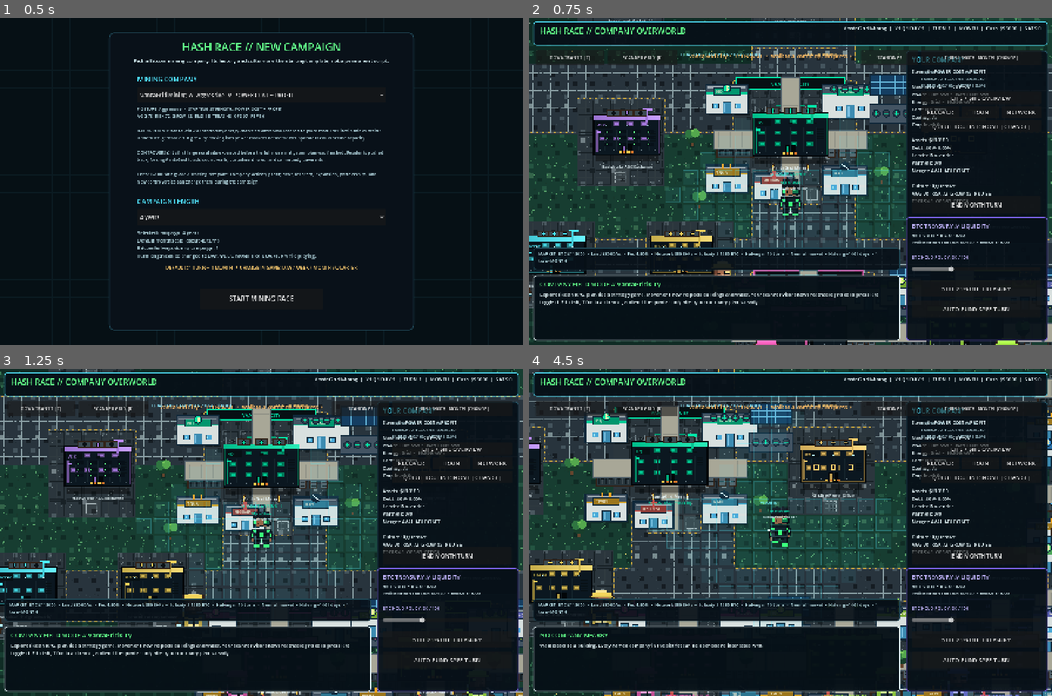
Above: before the commit, frames 1-4 (two rows, left to right).
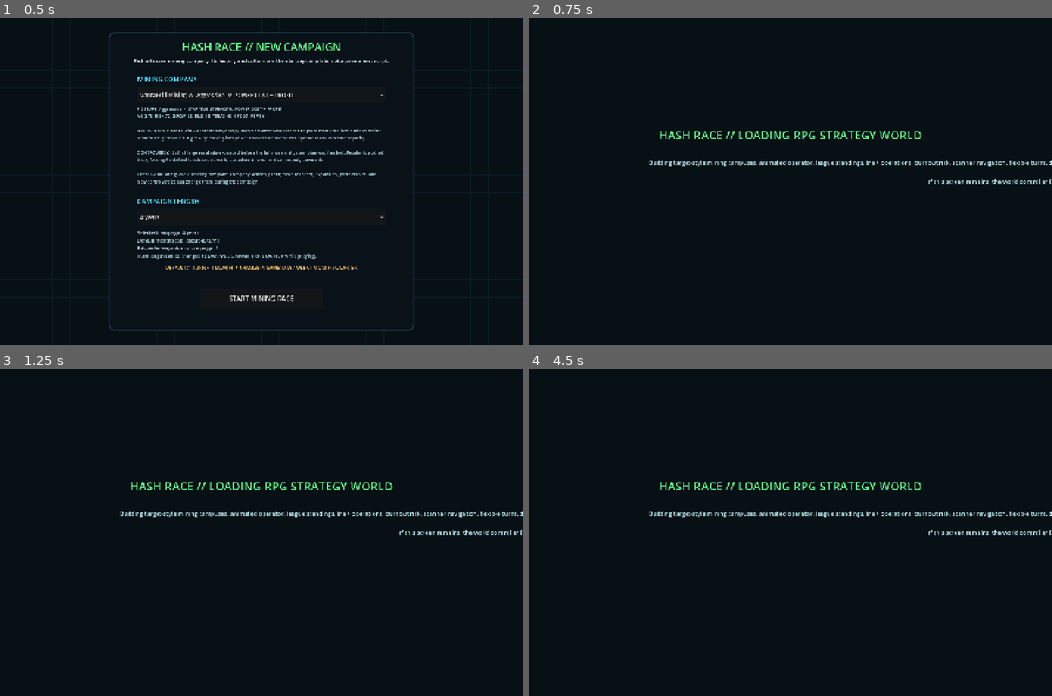
Above: after the commit, the same moments.

Repository: 1freetech/HashRace
Game: Godot game, scene res://scenes/campaign_setup.tscn
Same seed, same stepped clock (60 frames per second), same inputs: the game is played once before the commit and once after it.
Inputs (mouse positions are in pixels of both pictures, inside the frame that each line leads up to):
- Up to frame 1 (0.5 s): no input
- Up to frame 2 (0.75 s): click "START MINING RACE" at 0.5 s
- Up to frame 3 (1.25 s): no input
- Up to frame 4 (4.5 s): tap E at 1.25, 1.35, 2, 2.75, 3.05, 3.5, 3.6, 4.25 s; move the mouse to (905, 516) at 1.27 s; hold D 1.28-2.03 s; click (905, 516) at 1.42 s; tap Space at 1.52, 1.82, 2.27, 2.3, 2.57, 2.85, 3.77, 4.07 s; tap Enter at 1.55, 2.1, 3.8, 4.35 s; move the mouse to (685, 548) at 2.02 s; hold S 2.03-2.78 s; move the mouse to (842, 460) at 2.77 s; hold D 2.78-3.53 s; move the mouse to (764, 597) at 3.52 s; hold W 3.53-4.28 s; click (764, 597) at 3.67 s; move the mouse to (947, 581) at 4.27 s; hold A from 4.28 s (still down)

Frame 1 is identical in both runs. In frame 2, 49% of the frame differs, in the area x 0-100%, y 0-100%; in frame 3, 49%; in frame 4, 50%.
Error after the commit: Parse Error: Could not resolve class "res://scripts/world_player_sprite.gd". (res://scripts/world_target_composition.gd:1)

Commit message:
v0.042 — Make nearby world interactions clear and playable
Hash Race now gives the player a clear E-key interaction prompt when the representative walks close enough to a mining company, external partner, property, or deal target. Pressing E now opens that nearby entity directly, while trying from too far away gives useful feedback instead of silently doing nothing. This makes walking around the Godot world connect more clearly to deals, properties, rivals, and partners without changing the ten-company Bitcoin mining league model.

Diff:
--- a/Godot/scripts/world_rpg_strategy.gd
+++ b/Godot/scripts/world_rpg_strategy.gd
@@ -1,13 +1,8 @@
 extends "res://scripts/world_gbc.gd"
-
-# RPG + strategy presentation layer.
-# Uses the CC0 Python-Monsters movement helper for directional state and
-# axis-separated collision while keeping Hash Race's quarterly company economy.
-# The reachable-grid overlay is an original Hash Race implementation inspired by
-# common turn-based tactics navigation patterns.
 
 const RPGMovement = preload("res://scripts/rpg_movement.gd")
 const SCANNER_RANGE_CELLS: int = 7
+const INTERACT_RANGE: float = 92.0
 
 var rep_facing: String = "down"
 var rep_animation_state: String = "down_idle"
@@ -16,6 +11,7 @@
 var scanner_cells: Array[Vector2i] = []
 var scanner_button: Button
 var phase_label: Label
+var interact_label: Label
 var last_scanner_cell: Vector2i = Vector2i(-999, -999)
 var live_quarter_confirmation_pending: bool = false
 
@@ -23,10 +19,7 @@
     super._ready()
     _install_rpg_strategy_ui()
     _refresh_scanner_cells(true)
-    _open_message(
-        "COMPANY FIELD MODE // %s" % _current_town_name(),
-        "Explore like an RPG, plan like a strategy game. Movement now respects buildings and water. Your scanner visor shows reachable grid cells; press R to toggle it, E to talk, T for town transit, and end the quarter only after your company plan is ready."
-    )
+    _open_message("COMPANY FIELD MODE // %s" % _current_town_name(), "Explore like an RPG, plan like a strategy game. Walk near a company, partner, property, or deal target and press E to interact. R toggles the scanner and T opens town transit.")
     queue_redraw()
 
 func _install_rpg_strategy_ui() -> void:
@@ -48,6 +41,13 @@
     phase_label.add_theme_font_size_override("font_size", 12)
     phase_label.add_theme_color_override("font_color", Color("8cecff"))
     layer.add_child(phase_label)
+    interact_label = Label.new()
+    interact_label.position = Vector2(418.0, 118.0)
+    interact_label.size = Vector2(500.0, 30.0)
+    interact_label.text = ""
+    interact_label.add_theme_font_size_override("font_size", 12)
+    interact_label.add_theme_color_override("font_color", Color("8affbd"))
+    layer.add_child(interact_label)
 
 func _process(delta: float) -> void:
     var before: Vector2 = rep_pos
@@ -71,6 +71,7 @@
     else:
         rep_animation_state = RPGMovement.animation_state(rep_facing, false)
     _refresh_scanner_cells(false)
+    _refresh_interaction_prompt()
 
 func _unhandled_input(event: InputEvent) -> void:
     if event is InputEventKey:
@@ -86,11 +87,34 @@
                 return
             if key_event.keycode == KEY_E or key_event.keycode == KEY_ENTER or key_event.keycode == KEY_SPACE:
                 var idx: int = _nearest_entity()
-                if idx >= 0:
+                if idx >= 0 and _entity_in_interact_range(idx):
                     var entity: Dictionary = entities[idx]
                     rep_facing = RPGMovement.face_target(rep_pos, entity["pos"], rep_facing)
                     rep_animation_state = RPGMovement.animation_state(rep_facing, false)
+                    _open_entity(idx)
+                    get_viewport().set_input_as_handled()
+                    return
+                _feedback("Move closer to a company, partner, property, or deal target to interact.")
+                get_viewport().set_input_as_handled()
+                return
     super._unhandled_input(event)
+
+func _entity_in_interact_range(idx: int) -> bool:
+    if idx < 0 or idx >= entities.size():
+        return false
+    var entity: Dictionary = entities[idx]
+    return rep_pos.distance_to(Vector2(entity["pos"])) <= INTERACT_RANGE
+
+func _refresh_interaction_prompt() -> void:
+    if not is_instance_valid(interact_label):
+        return
+    var idx: int = _nearest_entity()
+    if idx < 0 or not _entity_in_interact_range(idx):
+        interact_label.text = ""
+        return
+    var entity: Dictionary = entities[idx]
+    var label: String = String(entity.get("name", entity.get("label", "target")))
+    interact_label.text = "[E] INTERACT // %s" % label.to_upper()
 
 func _project_live_quarter_profit() -> float:
     var mined_btc: float = _btc_per_day() * QUARTER_DAYS
@@ -175,38 +199,9 @@
     var tip: Vector2 = rep_pos + direction * 30.0
     draw_line(rep_pos + direction * 17.0, tip, Color("8affbd"), 3.0)
     draw_circle(tip, 3.0, Color("d7fff0"))
-    if not rep_animation_state.ends_with("_idle"):
-        var bob: float = sin(rep_step_phase) * 3.0
-        draw_rect(Rect2(rep_pos + Vector2(-10.0, 21.0 + bob), Vector2(7.0, 4.0)), Color("071014"), true)
-        draw_rect(Rect2(rep_pos + Vector2(3.0, 21.0 - bob), Vector2(7.0, 4.0)), Color("071014"), true)
-
-func _draw_nearby_notice() -> void:
-    var idx: int = _nearest_entity()
-    if idx < 0: return
-    var entity: Dictionary = entities[idx]
-    var kind: String = String(entity["kind"])
-    if kind != "rival_rep" and kind != "partner_rep": return
-    var pos: Vector2 = entity["pos"]
-    var bubble: Rect2 = Rect2(pos + Vector2(-12.0, -76.0), Vector2(24.0, 24.0))
-    draw_rect(bubble, Color("f4ffed"), true)
-    draw_rect(bubble, Color("071014"), false, 2.0)
-    draw_string(ThemeDB.fallback_font, pos + Vector2(-4.0, -58.0), "!", HORIZONTAL_ALIGNMENT_LEFT, -1, 14, Color("071014"))
-
-func debug_rpg_collision_ready() -> bool:
-    if grid_nav == null: return false
-    return not grid_nav.world_is_walkable(Vector2(100.0, 1800.0))
-
-func debug_scanner_reachable_count() -> int:
-    return scanner_cells.size()
-
-func debug_rep_animation_state() -> String:
-    return rep_animation_state
-
-func debug_range_limited_path_exists() -> bool:
-    if grid_nav == null: return false
-    var start: Vector2 = rep_pos
-    var reachable: Array[Vector2i] = grid_nav.reachable_cells(start, 5)
-    if reachable.size() < 2: return false
-    var destination: Vector2 = grid_nav.cell_to_world(reachable[reachable.size() - 1])
-    var path: Array[Vector2] = grid_nav.find_path_in_range(start, destination, reachable)
-    return not path.is_empty()
+
+func debug_interaction_range_ready() -> bool:
+    return INTERACT_RANGE >= 80.0 and INTERACT_RANGE <= 120.0
+
+func debug_interaction_prompt_ready() -> bool:
+    return is_instance_valid(interact_label)
